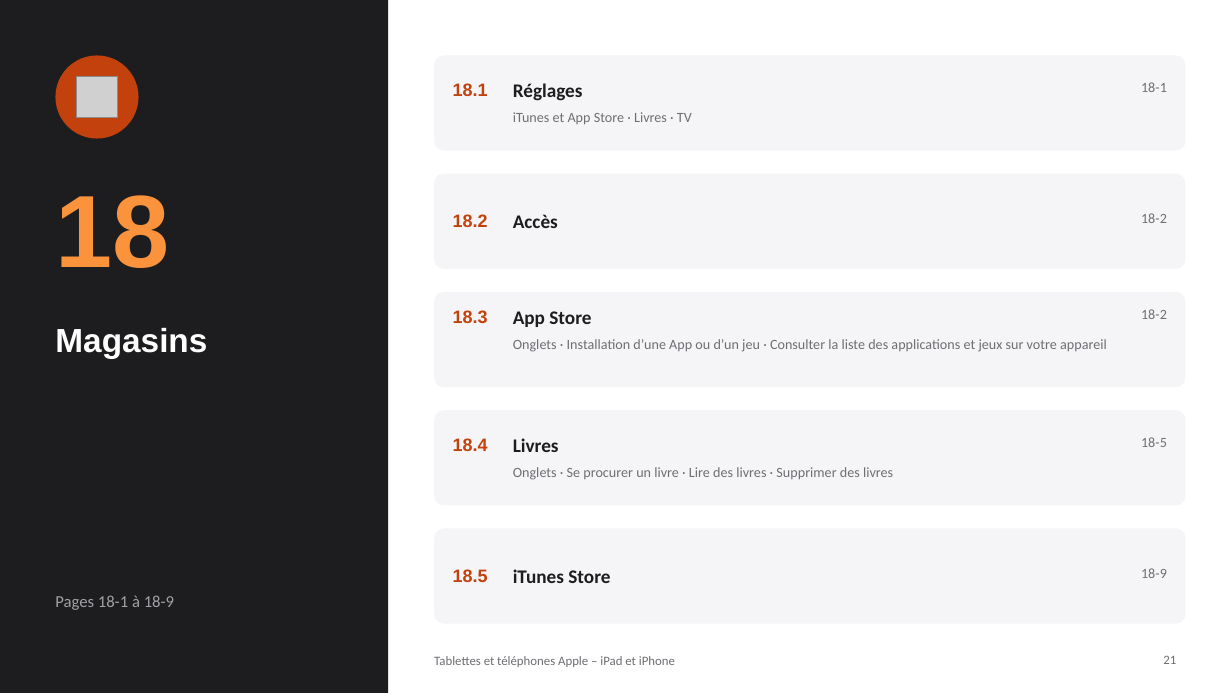
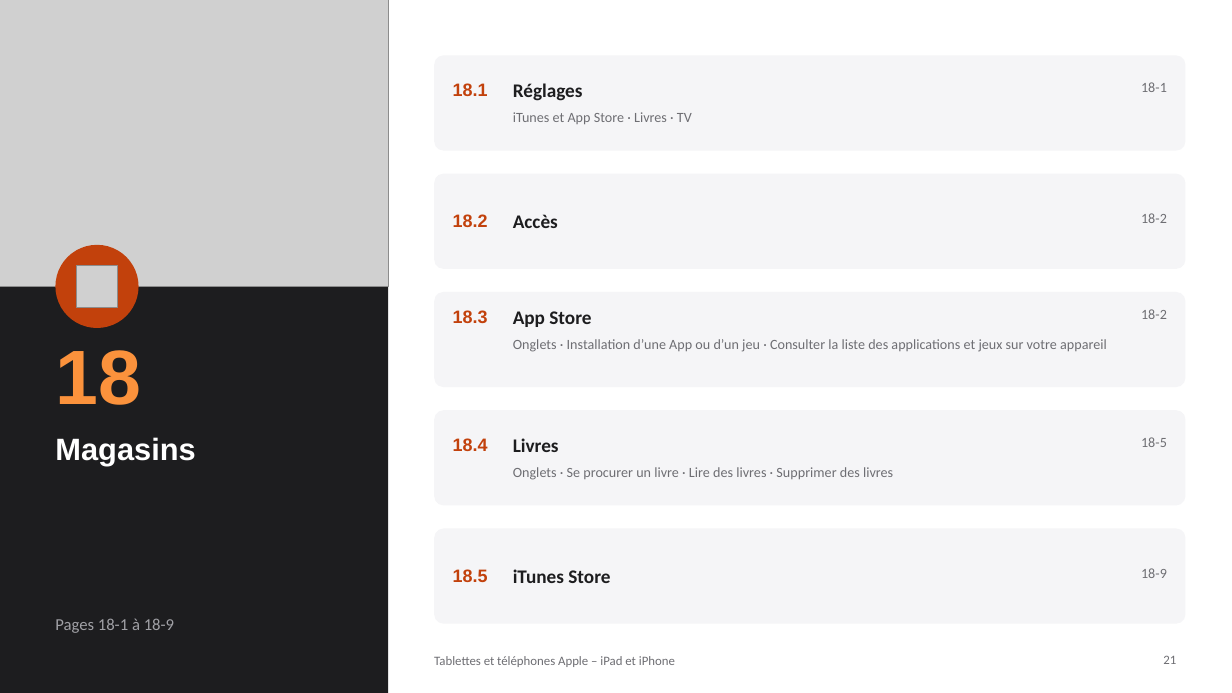
Before and after one commit to PhilippeB999/-charpenterie5319-privacy, a slide deck: slide 21 of Apple_TableMatieres.pptx. Drawn at 1232x693 pixels with LibreOffice and Linux fonts; fonts in the diff are those of the drawing; grey boxes stand for pictures. Boxes give left, top, right and bottom in pixels: in the first picture for what was removed or moved away, otherwise in the second. Text is boxed around its words. In the diff, an @@ line names an element or a change of style, - is before the commit and + after.

```diff
--- a/Apple_TableMatieres.pptx
+++ b/Apple_TableMatieres.pptx
@@ picture added at bbox=[0, 0, 388, 287] @@
@@ ellipse: place and size @@
-ellipse at bbox=[55, 55, 139, 139]
+ellipse at bbox=[55, 245, 139, 328]
@@ picture: place and size @@
-picture at bbox=[76, 76, 117, 117]
+picture at bbox=[76, 266, 117, 308]
@@ text "18": place and size @@
-text "18" at bbox=[55, 195, 169, 268]
+text "18" at bbox=[55, 350, 141, 405]
@@ text "18" at bbox=[55, 350, 141, 405]: size 80 to 60 pt @@
@@ title "Magasins": place and size @@
-title "Magasins" at bbox=[55, 328, 207, 358]
+title "Magasins" at bbox=[55, 437, 195, 466]
@@ title "Magasins" at bbox=[55, 437, 195, 466]: size 26 to 24 pt @@
@@ text "Pages 18-1 à 18-9": place and size @@
-text "Pages 18-1 à 18-9" at bbox=[55, 595, 174, 610]
+text "Pages 18-1 à 18-9" at bbox=[55, 618, 174, 633]
```
Also in this commit, not shown: 22 other slides changed, 1 slide added, 25 other files.
